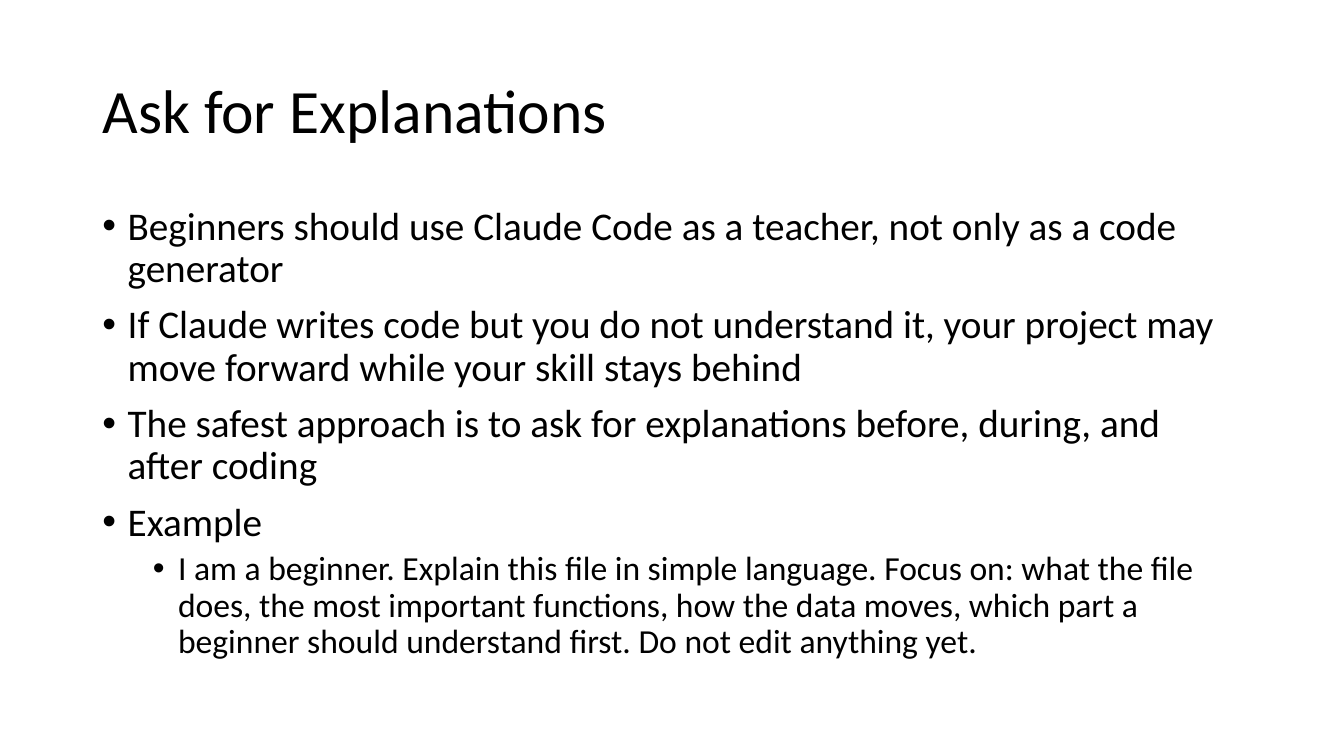
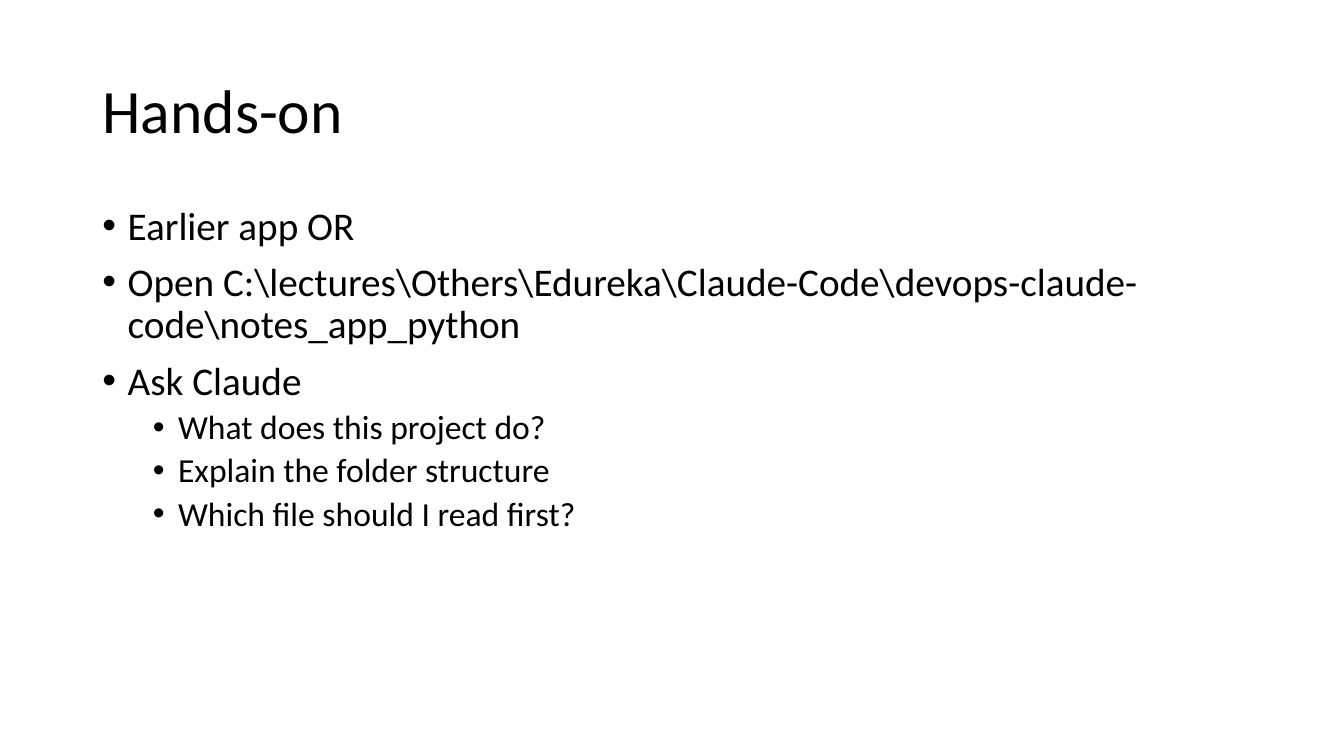
Before and after one commit to atulkahatecdac/claude-code, a slide deck: slide 13 of Claude Code.pptx (slide 57 before the commit). Drawn at 1344x756 pixels with LibreOffice and Linux fonts; fonts in the diff are those of the drawing. Boxes give left, top, right and bottom in pixels: in the first picture for what was removed or moved away, otherwise in the second. Text is boxed around its words. In the diff, an @@ line names an element or a change of style, - is before the commit and + after.

```diff
--- a/Claude Code.pptx
+++ b/Claude Code.pptx
@@ title at bbox=[102, 90, 342, 134]: text changed @@
-Ask for Explanations
+Hands-on
@@ text at bbox=[128, 212, 1137, 527]: text changed @@
-• Beginners should use Claude Code as a teacher, not only as a code generator
-• If Claude writes code but you do not understand it, your project may move forward while your skill stays behind
-• The safest approach is to ask for explanations before, during, and after coding
-• Example
-  • I am a beginner. Explain this file in simple language. Focus on: what the file does, the most important functions, how the data moves, which part a beginner should understand first. Do not edit anything yet.
+• Earlier app OR
+• Open C:\lectures\Others\Edureka\Claude-Code\devops-claude-code\notes_app_python
+• Ask Claude
+  • What does this project do?
+  • Explain the folder structure
+  • Which file should I read first?
```
Also in this commit, not shown: 30 other slides changed, 87 slides added, 180 slides removed.
